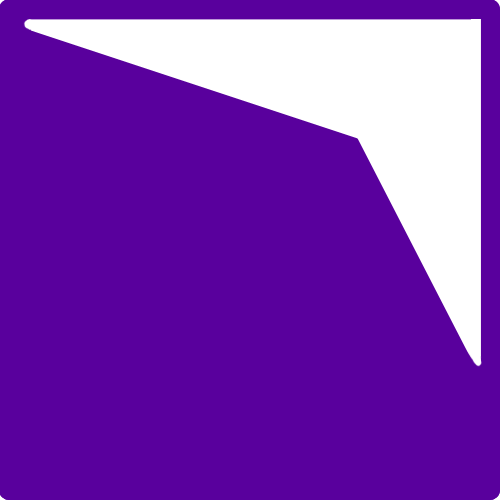
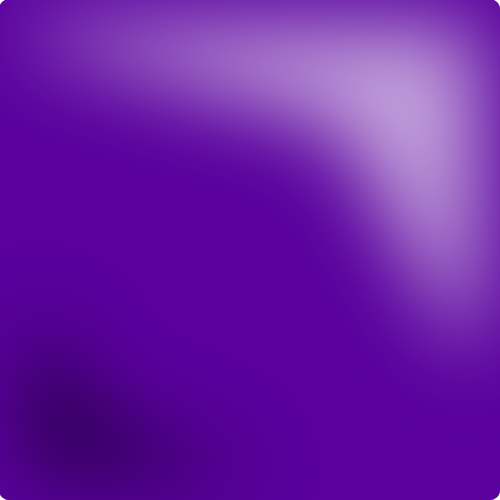
Before/after of a 500 × 500 layered artwork. What changed in the layer stack:
hid "Shape 5" over [23, 19, 482, 367]
"Shape 5 copy": opacity 100% → 65%, moved it above "Shape 1" over [0, 0, 500, 500]
